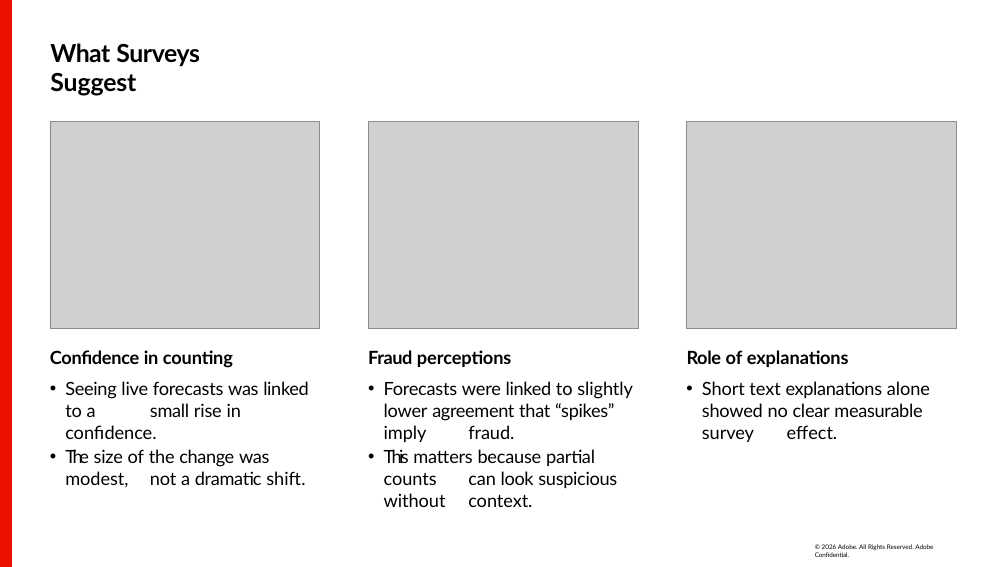
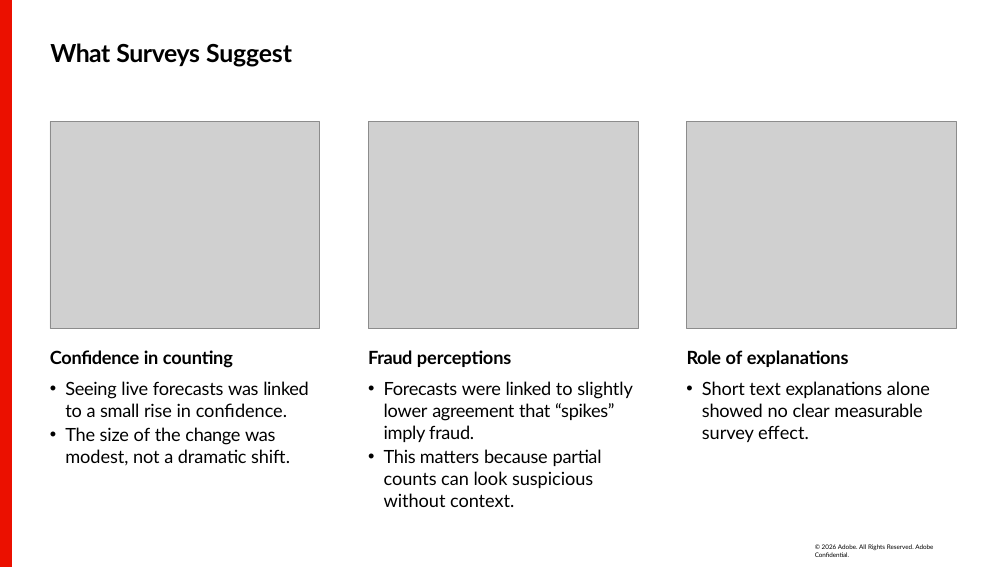
Before and after one commit to mandicai/rehearsal_mvp_kg, a slide deck: slide 12 of presentation-examples/election/Designing Election Dashboards Trust.pptx. Drawn at 1008x567 pixels with LibreOffice and Linux fonts; fonts in the diff are those of the drawing; grey boxes stand for pictures; background and template pictures are left out. Boxes give left, top, right and bottom in pixels: in the first picture for what was removed or moved away, otherwise in the second. Text is boxed around its words. In the diff, an @@ line names an element or a change of style, - is before the commit and + after.

```diff
--- a/presentation-examples/election/Designing Election Dashboards Trust.pptx
+++ b/presentation-examples/election/Designing Election Dashboards Trust.pptx
@@ title "What Surveys Suggest" rewrapped from [50,43,200,96] to [50,43,292,67] @@
@@ text at [384,381,633,507]: letter spacing -0.1 to -0.5 pt in "imply fraud."; letter spacing -3.8 to -0.4 pt in "This"; letter spacing -0.2 to -0.1 pt in "can"; letter spacing -0.5 to -0.1 pt in "look suspicious" @@
@@ text at [65,427,290,466]: letter spacing -4.8 to -0.2 pt in "The"; letter spacing -0.2 to -0.1 pt in "not"; letter spacing 0 to -0.1 pt in "a"; letter spacing -0.5 to -0.1 pt in "dramatic" @@
```
Also in this commit, not shown: 13 other slides changed, 13 other files.
